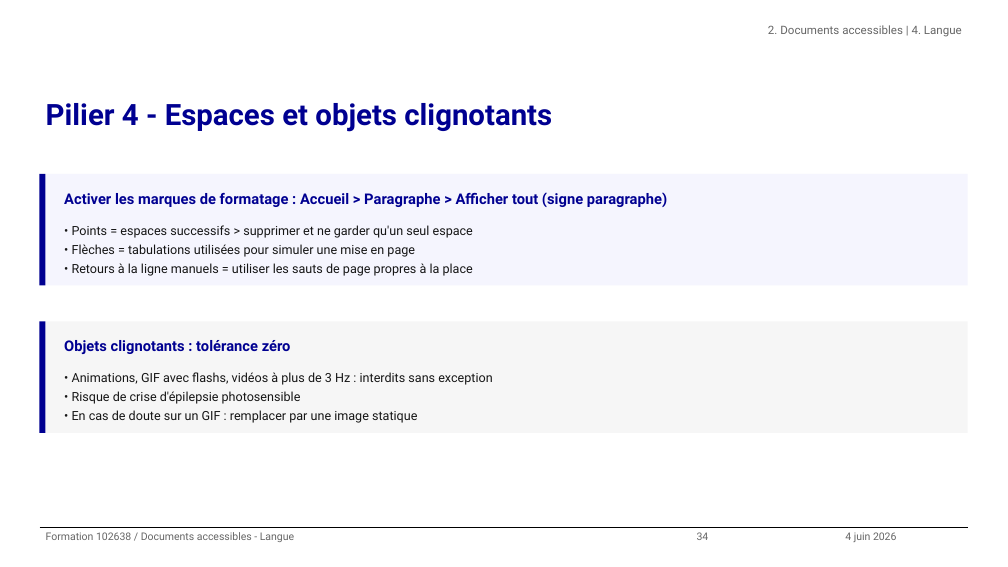
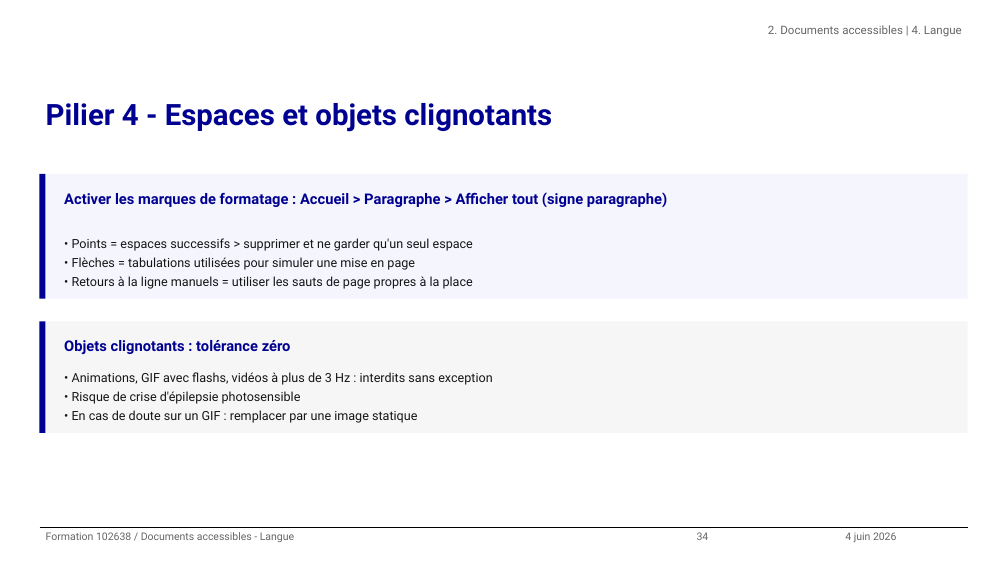
Before and after one commit to alexandra-guiderdoni/usine-fabrication-igpde-102846-ay11, a slide deck: slide 34 of formation-102638-juin-2026.pptx. Drawn at 1008x567 pixels with LibreOffice and Linux fonts; fonts in the diff are those of the drawing; background and template pictures are left out. Boxes give left, top, right and bottom in pixels: in the first picture for what was removed or moved away, otherwise in the second. Text is boxed around its words. In the diff, an @@ line names an element or a change of style, - is before the commit and + after.

Commit message:
Corrections slides IGPDE : composants, quiz, sommaire, clôture
- igpde_dsfr_components : hauteur titre dynamique add_callout/add_alert,
  support \n dans add_highlight
- Slides 27-41 : Stack, stepper 5 items, majuscules, tirets du 6
- Quiz final scindé en 2 slides (questions + réponses)
- Slides 43-44 fusionnées : engagement + cards J+7/J+30/6 mois
- Sommaire : textes courts, row1_top dynamique anti-débordement footer
- 4 nouvelles leçons dans lessons.md

```diff
--- a/formation-102638-juin-2026.pptx
+++ b/formation-102638-juin-2026.pptx
@@ rectangle: place and size @@
-rectangle at (39,174,45,286)
+rectangle at (39,174,45,299)
@@ rectangle: place and size @@
-rectangle at (45,174,968,286)
+rectangle at (45,174,968,299)
@@ text "• Points = espaces successifs ...": place and size @@
-text "• Points = espaces successifs ..." at (72,225,473,276)
+text "• Points = espaces successifs ..." at (72,238,473,289)
```
Also in this commit, not shown: 55 other slides changed, 1 slide added, 1 slide removed, 14 other files.
